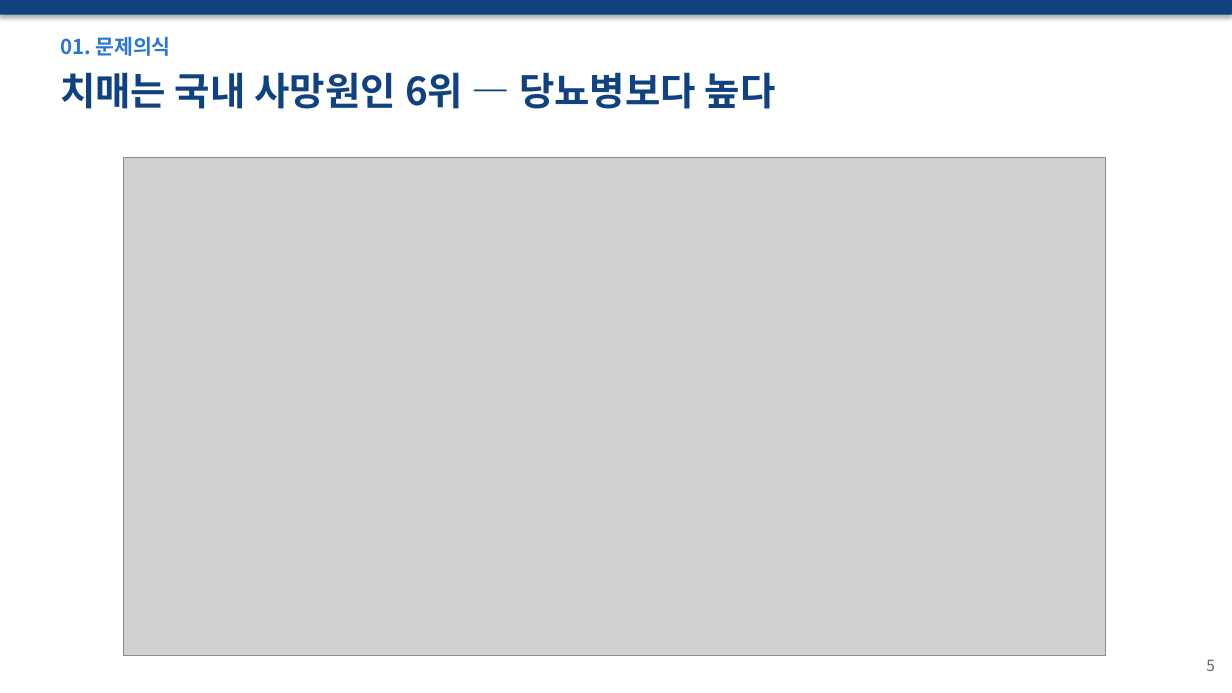
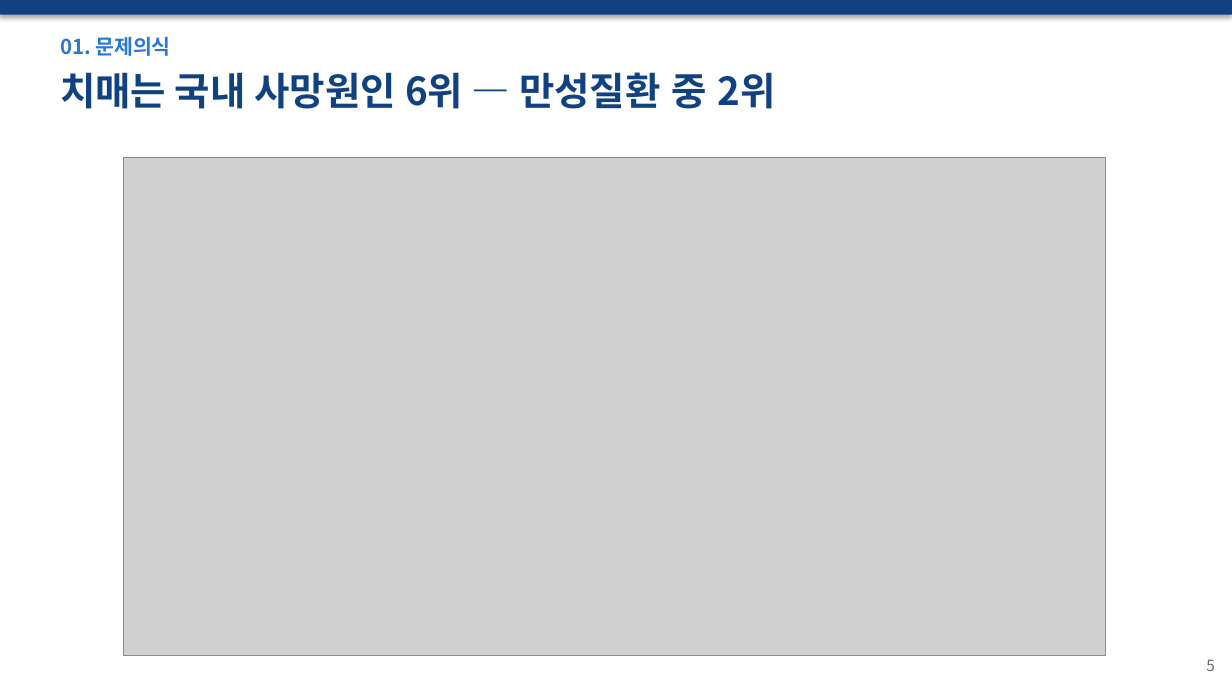
Before and after one commit to wpalswpa/dementia-screening, a slide deck: slide 5 of 발표자료_최종본_v6.pptx. Drawn at 1232x693 pixels with LibreOffice and Linux fonts; fonts in the diff are those of the drawing; grey boxes stand for pictures. Boxes give left, top, right and bottom in pixels: in the first picture for what was removed or moved away, otherwise in the second. Text is boxed around its words. In the diff, an @@ line names an element or a change of style, - is before the commit and + after.

```diff
--- a/발표자료_최종본_v6.pptx
+++ b/발표자료_최종본_v6.pptx
@@ text at (60, 72, 776, 109): text changed @@
-치매는 국내 사망원인 6위 — 당뇨병보다 높다
+치매는 국내 사망원인 6위 — 만성질환 중 2위
```
Also in this commit, not shown: 11 other slides changed, 1 other file.
